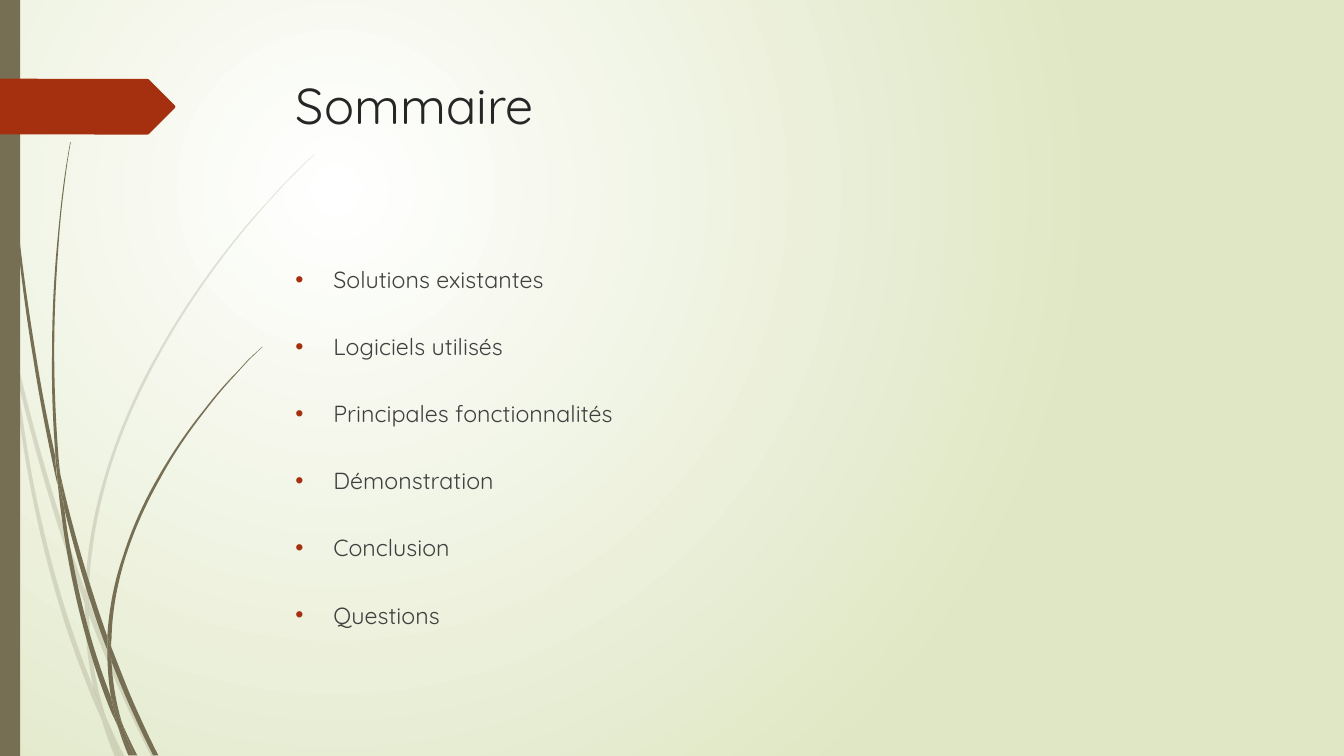
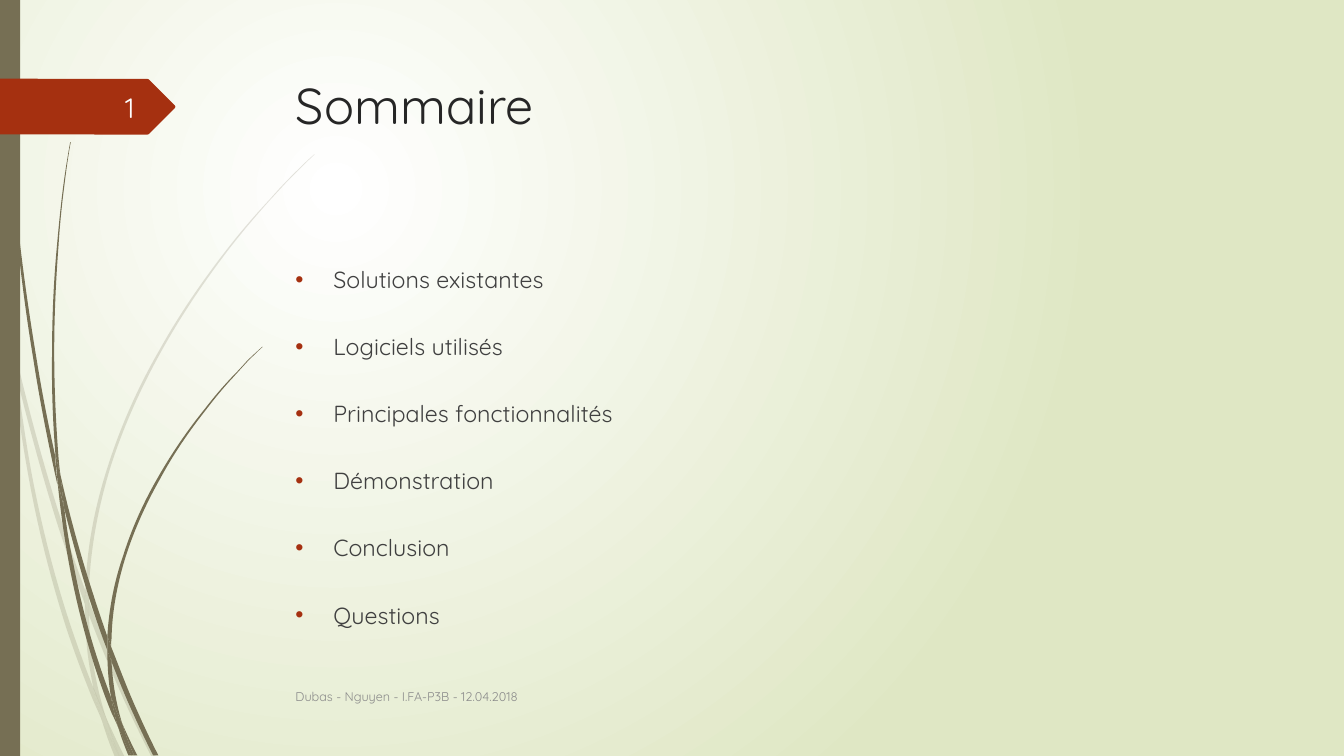
Before and after one commit to loicdub/GitHighfeel, a slide deck: slide 2 of presentation/presentation.pptx. Drawn at 1344x756 pixels with LibreOffice and Linux fonts; fonts in the diff are those of the drawing. Boxes give left, top, right and bottom in pixels: in the first picture for what was removed or moved away, otherwise in the second. Text is boxed around its words. In the diff, an @@ line names an element or a change of style, - is before the commit and + after.

```diff
--- a/presentation/presentation.pptx
+++ b/presentation/presentation.pptx
@@ page number added at (x1=125, y1=98, x2=134, y2=118), 20 pt, text #FEFFFF @@
+1
@@ text added at (x1=295, y1=692, x2=517, y2=704), 9 pt, text #8C8C8C @@
+Dubas - Nguyen - I.FA-P3B - 12.04.2018
```
Also in this commit, not shown: 4 other slides changed, 2 slides added, 2 slides removed.
